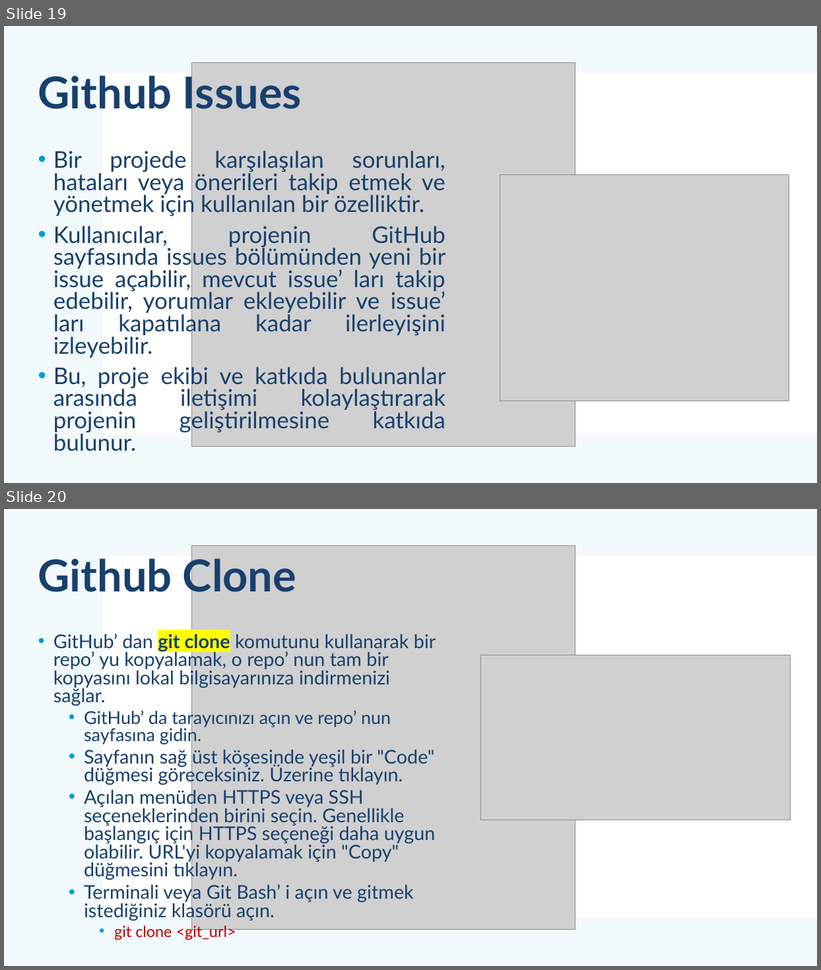
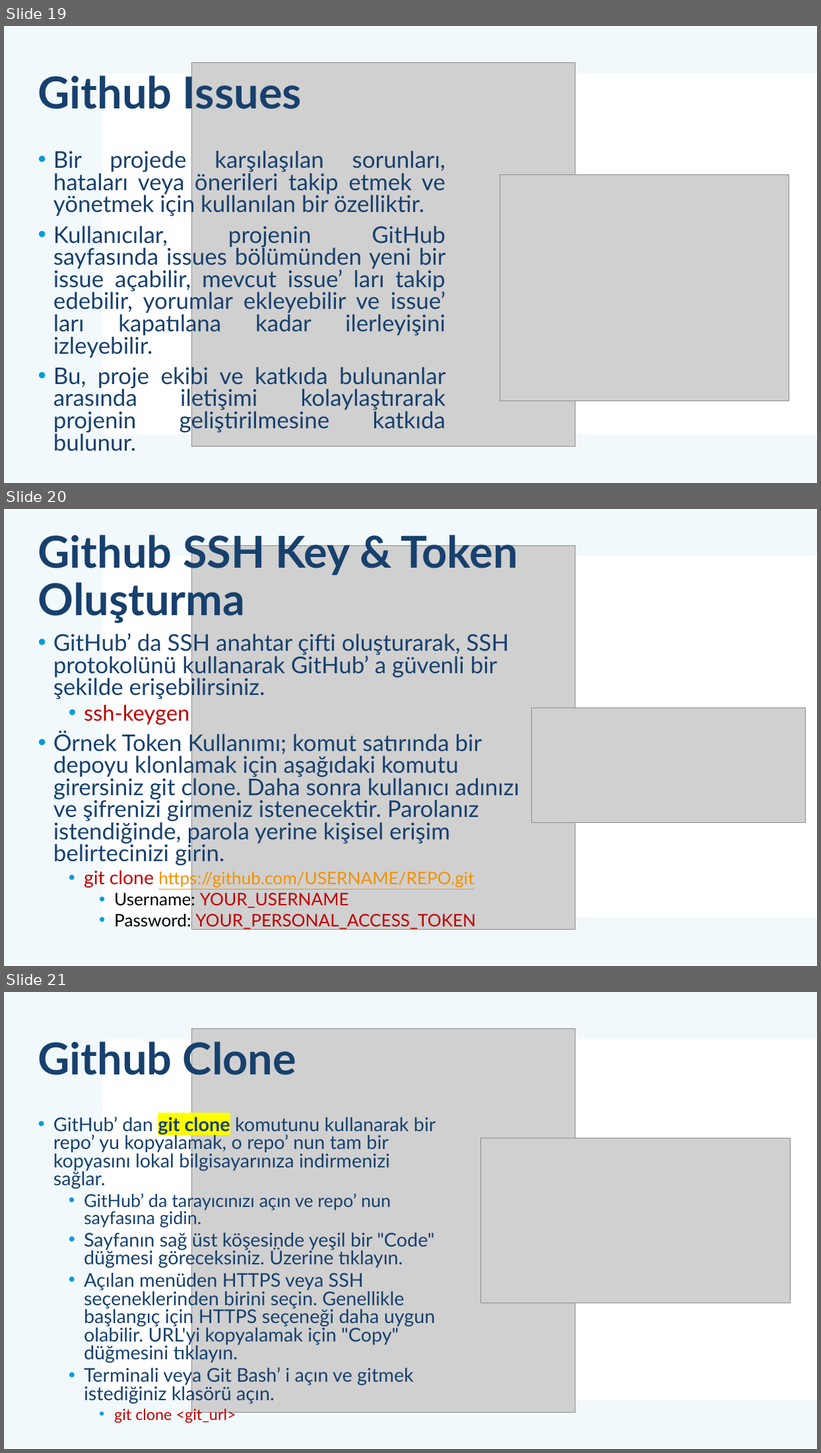
Before and after one commit to mehmetsungur/GitGithub, a slide deck: GitGithub.pptx. Shown one above the other, each under a label of ours: slides 19 and 20 before the commit, slides 19, 20 and 21 after it. The pictures are 821x970 and 821x1453 pixels, drawn with LibreOffice and Linux fonts; fonts in the diff are those of the drawing; grey boxes stand for pictures. Boxes give left, top, right and bottom in pixels: in the first picture for what was removed or moved away, otherwise in the second. Text is boxed around its words. In the diff, an @@ line names an element or a change of style, - is before the commit and + after.

```diff
--- a/GitGithub.pptx
+++ b/GitGithub.pptx
@@ slide 20 added at (x1=4, y1=509, x2=817, y2=966), background #FFFFFF; not listed: 2 template elements that a slide beside it also shows @@
@@ title added at (x1=38, y1=530, x2=518, y2=624), 52 pt, text #17406D, bold @@
+Github SSH Key & Token Oluşturma
@@ picture added at (x1=192, y1=545, x2=576, y2=929) @@
@@ text added at (x1=54, y1=631, x2=519, y2=909), 27.2 pt, text #17406D @@
+• GitHub’ da SSH anahtar çifti oluşturarak, SSH protokolünü kullanarak GitHub’ a güvenli bir şekilde erişebilirsiniz.
+  • ssh-keygen
+• Örnek Token Kullanımı; komut satırında bir depoyu klonlamak için aşağıdaki komutu girersiniz git clone. Daha sonra kullanıcı adınızı ve şifrenizi girmeniz istenecektir. Parolanız istendiğinde, parola yerine kişisel erişim belirtecinizi girin.
+  • git clone https://github.com/USERNAME/REPO.git
+    • Username: YOUR_USERNAME
+    • Password: YOUR_PERSONAL_ACCESS_TOKEN
@@ picture added at (x1=532, y1=708, x2=806, y2=823) @@
@@ what was slide 20 is now slide 21 @@
```
Also in this commit, not shown: 1 slide changed, 3 other slides added, 3 slides removed, 1 other file.
